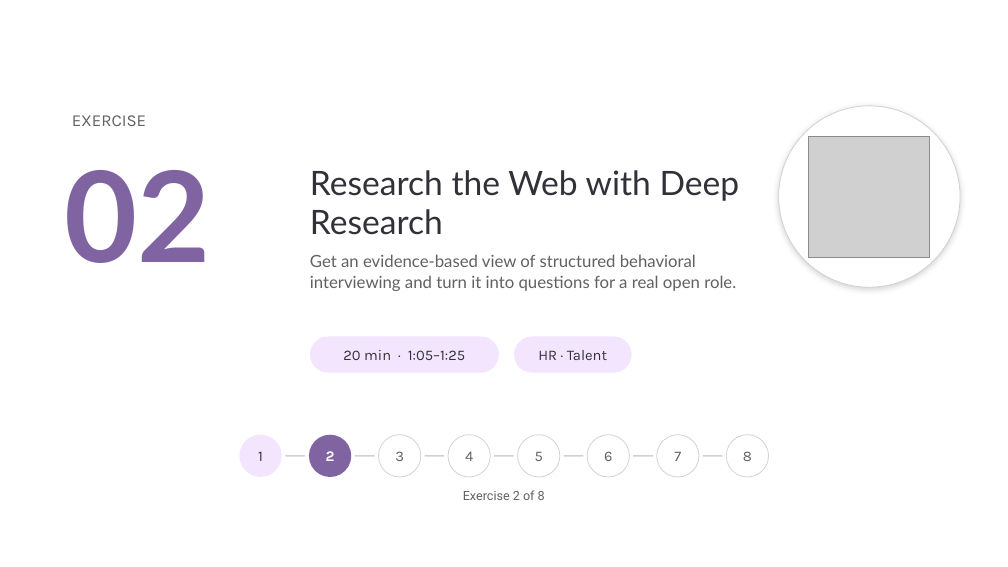
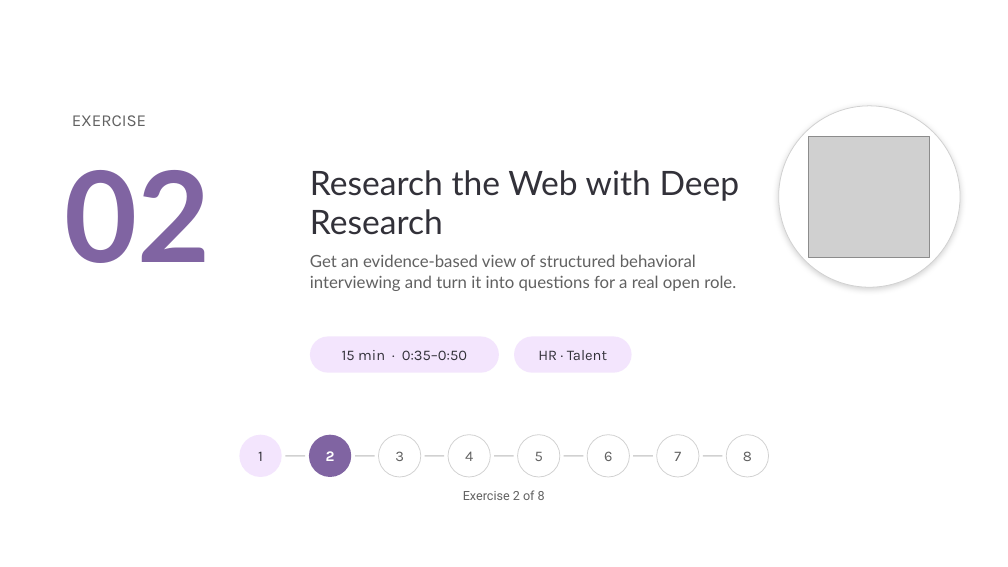
Before and after one commit to ragage/ai_hr_cowork_workshop, a slide deck: slide 23 of instructor/instructor-deck.pptx. Drawn at 1008x567 pixels with LibreOffice and Linux fonts; fonts in the diff are those of the drawing; grey boxes stand for pictures; background and template pictures are left out. Boxes give left, top, right and bottom in pixels: in the first picture for what was removed or moved away, otherwise in the second. Text is boxed around its words. In the diff, an @@ line names an element or a change of style, - is before the commit and + after.

```diff
--- a/instructor/instructor-deck.pptx
+++ b/instructor/instructor-deck.pptx
@@ text at [342, 350, 467, 360]: text changed @@
-20 min · 1:05–1:25
+15 min · 0:35–0:50
```
Also in this commit, not shown: 27 other slides changed, 2 slides removed, 33 other files.
